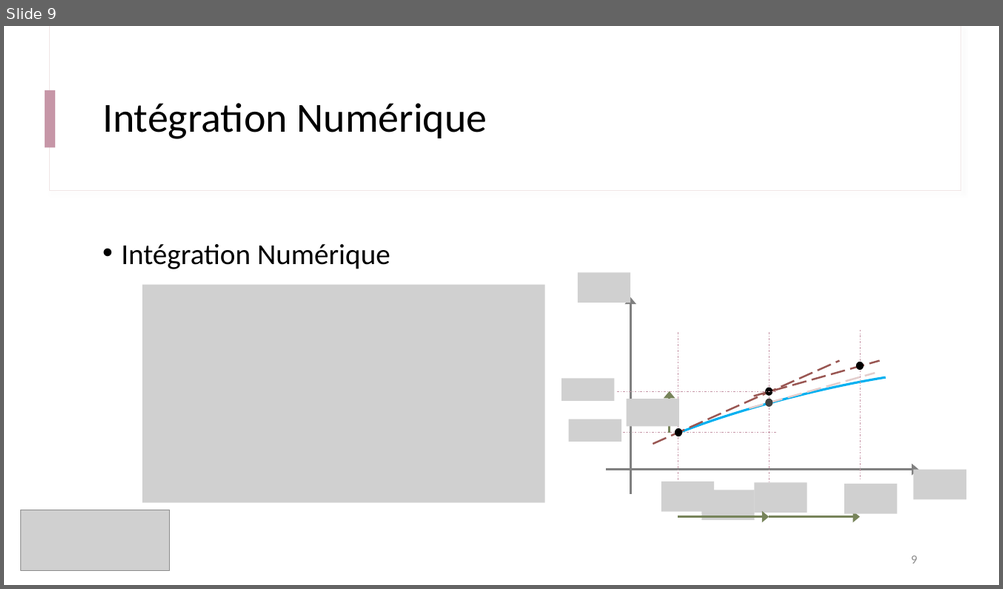
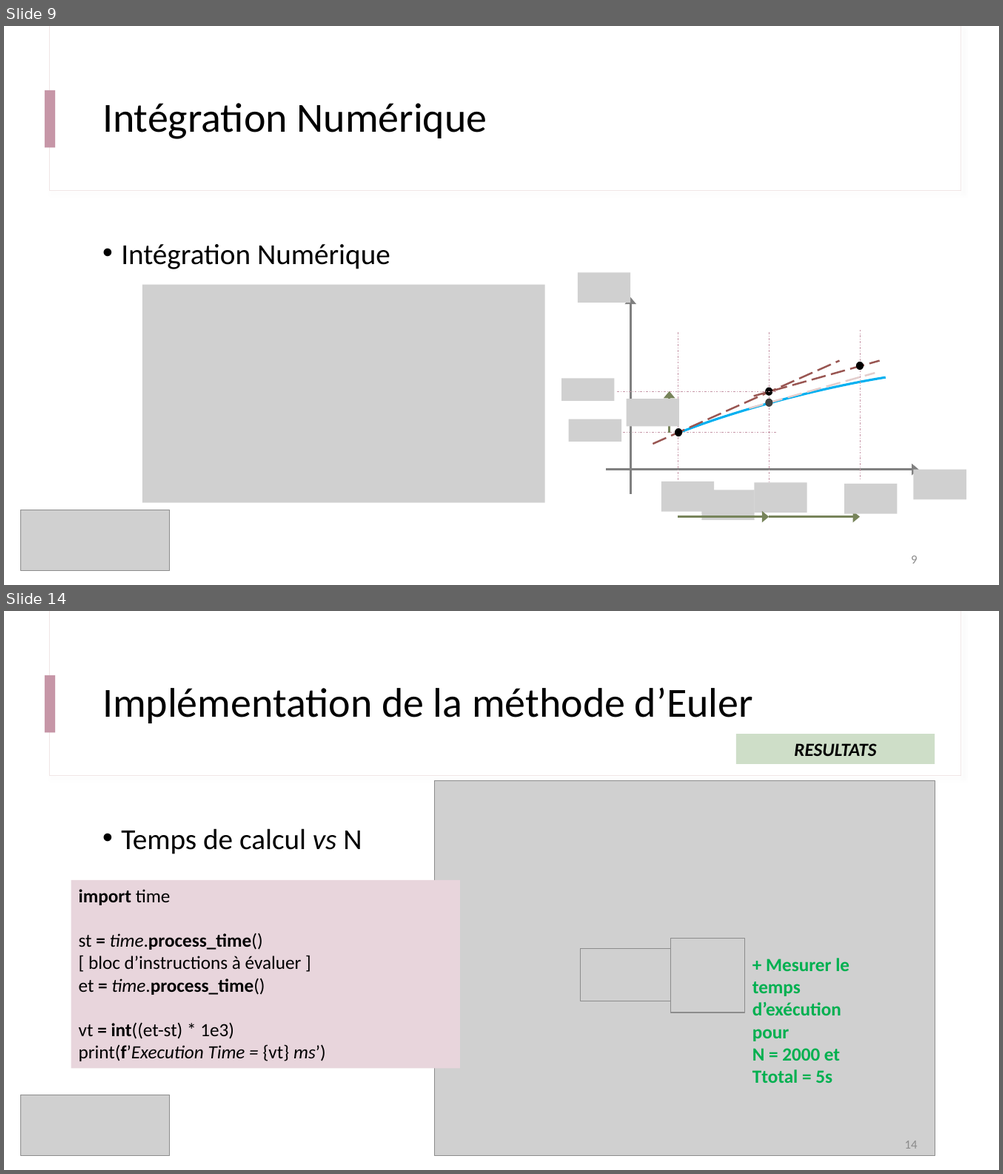
Before and after one commit to IOGS-Digital-Methods/semester-5, a slide deck: s5_outils_numeriques/b1_outils_numeriques/seance2_equation_diff/B1_4_b_Approche_Euler.pptx. Shown one above the other, each under a label of ours: slide 9 before the commit, slides 9 and 14 after it; the slides between them are not shown. The pictures are 1003x589 and 1003x1174 pixels, drawn with LibreOffice and Linux fonts; fonts in the diff are those of the drawing; grey boxes stand for pictures. Boxes give left, top, right and bottom in pixels: in the first picture for what was removed or moved away, otherwise in the second. Text is boxed around its words. In the diff, an @@ line names an element or a change of style, - is before the commit and + after.

Commit message:
Updating Euler Method (part 1)

```diff
--- a/s5_outils_numeriques/b1_outils_numeriques/seance2_equation_diff/B1_4_b_Approche_Euler.pptx
+++ b/s5_outils_numeriques/b1_outils_numeriques/seance2_equation_diff/B1_4_b_Approche_Euler.pptx
@@ slide 14 added at (4, 611, 999, 1170), background #FFFFFF; not listed: 3 template elements that a slide beside it also shows @@
@@ title added at (102, 687, 753, 723), 40 pt, text #000000 @@
+Implémentation de la méthode d’Euler
@@ rectangle added at (736, 734, 934, 764), fill #CEDEC8, 18 pt, text #000000, bold, italic @@
+RESULTATS
@@ picture added at (435, 781, 935, 1156) @@
@@ text added at (121, 829, 361, 854), 28 pt, text #000000 @@
+• Temps de calcul vs N
@@ rectangle added at (71, 880, 460, 1068), fill #E8D5DC, 18 pt, text #000000 @@
+import time
+st = time.process_time()
+[ bloc d’instructions à évaluer ]
+et = time.process_time()
+vt = int((et-st) * 1e3)
+print(f’Execution Time = {vt} ms’)
@@ picture added at (670, 939, 745, 1013) @@
@@ picture added at (580, 949, 686, 1002) @@
@@ text added at (752, 958, 849, 1083), 18 pt, text #00B050, bold @@
++ Mesurer le temps d’exécution pour
+N = 2000 et Ttotal = 5s
@@ picture added at (20, 1095, 170, 1156) @@
@@ page number added at (905, 1141, 917, 1149), 12 pt, text #8C8C8C @@
+14
```
Also in this commit, not shown: 3 slides changed, 9 other slides added, 2 slides removed, 1 other file.
